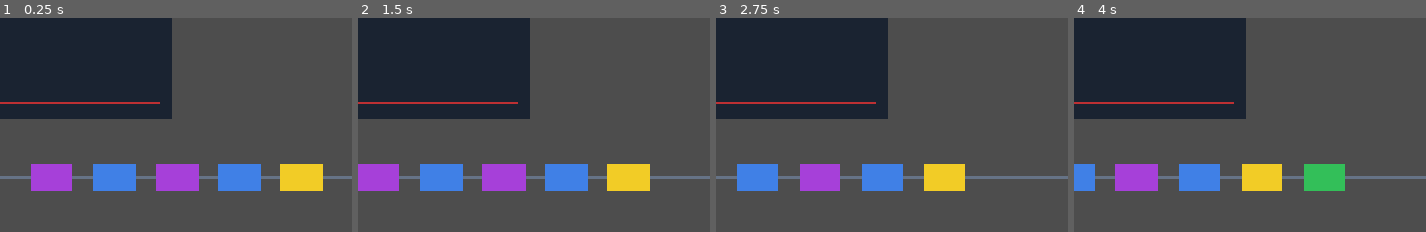
Above: before the commit, frames 1-4 (left to right).
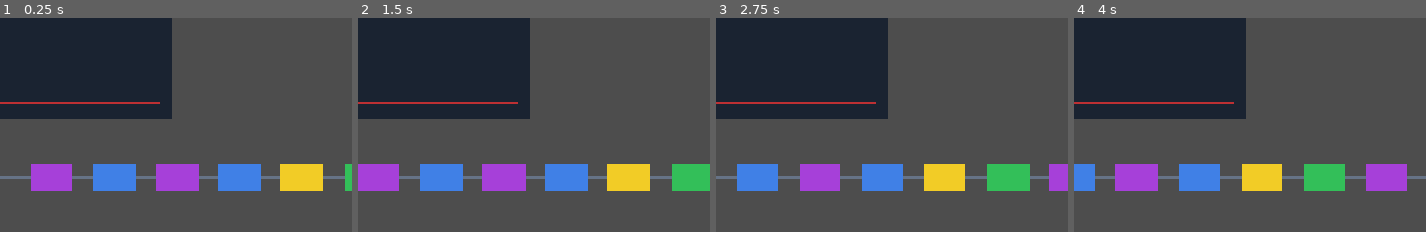
Above: after the commit, the same moments.

Repository: Fenimors99/shunting-game
Game: Godot game, scene res://scenes/GameScreen.tscn
Two runs of this game, one before a commit and one after it. Both use one fixed random seed, a clock stepped at 60 frames per second and the inputs below.
Inputs:
- Up to frame 1 (0.25 s): no input
- Up to frame 2 (1.5 s): click "СТАРТ" at 0.5 s; click "+" at 1.25 s
- Up to frame 3 (2.75 s): click "+" at 2 s
- Up to frame 4 (4 s): click "+" at 2.75 s; click "+" at 3.5 s
The pictures show only the part of the screen within x 50-100%, y 50-100%; the shares and areas given below are measured in that part.

The runs differ from the first frame. In frame 1, 0.3% of the frame differs, in the area x 98-100%, y 68-81%; in frame 2, 1.4%; in frame 3, 2.2%, in the area x 76-100%, y 68-81%; in frame 4, 1.5%.

Commit message:
Simplify wagon states, pre-spawn 50 wagons, remove spawn timer

Diff:
--- a/scripts/Queue.gd
+++ b/scripts/Queue.gd
@@ -1,12 +1,10 @@
 extends Node2D
 class_name WagonQueue
 
-const WAGON_SCENE := preload("res://scenes/Wagon.tscn")
-
-const QUEUE_LIMIT    := 10
-const SPAWN_INTERVAL := 3.0
-const QUEUE_SPEED    := 80.0   # px/сек
-const WAGON_GAP      := 150.0  # відстань між вагонами
+const WAGON_SCENE  := preload("res://scenes/Wagon.tscn")
+const WAGON_COUNT  := 50
+const QUEUE_SPEED  := 80.0   # px/сек
+const WAGON_GAP    := 150.0  # відстань між вагонами
 
 signal wagon_entered_track(wagon: Wagon, track_index: int)
 signal queue_blocked(wagon: Wagon)
@@ -15,12 +13,11 @@
 var _wagons: Array[Wagon] = []
 var _blocked: bool = false
 var _running: bool = false
-var _spawn_timer: float = 0.0
 
 const _COLORS := ["red", "blue", "green", "yellow", "purple"]
 
 func _ready() -> void:
-	for i in 5:
+	for i in WAGON_COUNT:
 		_spawn_wagon()
 
 func start() -> void:
@@ -31,7 +28,6 @@
 		return
 	_move_wagons(delta)
 	_check_front_wagon()
-	_tick_spawn(delta)
 
 # --- Рух ---
 
@@ -45,16 +41,12 @@
 	var front: Wagon = _wagons[0]
 	if front.position.x > Layout.JUNCTION_X:
 		return
-	if front.assigned_track == -1:
-		_block(front)
-	else:
-		_dispatch(front)
+	_block(front)
 
-func _dispatch(wagon: Wagon) -> void:
+func _dispatch(wagon: Wagon, track_index: int) -> void:
 	_wagons.remove_at(0)
 	wagon.reparent(get_parent(), true)
-	wagon_entered_track.emit(wagon, wagon.assigned_track)
-	_spawn_timer = 0.0
+	wagon_entered_track.emit(wagon, track_index)
 
 func _block(wagon: Wagon) -> void:
 	_blocked = true
@@ -63,25 +55,11 @@
 
 # --- Спавн ---
 
-func _tick_spawn(delta: float) -> void:
-	if _wagons.size() >= QUEUE_LIMIT:
-		return
-	_spawn_timer += delta
-	if _spawn_timer >= SPAWN_INTERVAL:
-		_spawn_timer = 0.0
-		_do_spawn()
-
-func _do_spawn() -> void:
-	_spawn_wagon()
-
 func _spawn_wagon() -> void:
 	var w: Wagon = WAGON_SCENE.instantiate()
 	w.wagon_color = _COLORS[randi() % _COLORS.size()]
-	var spawn_x: float
-	if _wagons.is_empty():
-		spawn_x = Layout.QUEUE_START_X
-	else:
-		spawn_x = _wagons.back().position.x + WAGON_GAP
+	var spawn_x: float = Layout.QUEUE_START_X if _wagons.is_empty() \
+		else _wagons.back().position.x + WAGON_GAP
 	w.position = Vector2(spawn_x, 0.0)
 	add_child(w)
 	_wagons.append(w)
@@ -93,10 +71,9 @@
 		return
 	var front: Wagon = _wagons[0]
 	front.stop_blocking()
-	front.assign(track_index)
 	_blocked = false
 	queue_unblocked.emit()
-	_dispatch(front)
+	_dispatch(front, track_index)
 
 func is_blocked() -> bool:
 	return _blocked
--- a/scripts/Wagon.gd
+++ b/scripts/Wagon.gd
@@ -1,7 +1,7 @@
 extends Area2D
 class_name Wagon
 
-enum State { IDLE, ASSIGNED, BLOCKED }
+enum State { IDLE, BLOCKED }
 
 const WAGON_COLORS := {
 	"red":    Color(0.85, 0.25, 0.25),
@@ -17,7 +17,6 @@
 @export var wagon_color: String = "red"
 
 var state: State = State.IDLE
-var assigned_track: int = -1
 
 @onready var _shadow: ColorRect = $Shadow
 @onready var _body: ColorRect = $Body
@@ -31,16 +30,6 @@
 	_refresh()
 
 # --- Публічний API ---
-
-func assign(track_index: int) -> void:
-	assigned_track = track_index
-	state = State.ASSIGNED
-	_refresh()
-
-func deassign() -> void:
-	assigned_track = -1
-	state = State.IDLE
-	_refresh()
 
 func start_blocking() -> void:
 	state = State.BLOCKED
@@ -66,8 +55,5 @@
 		State.IDLE:
 			_shadow.visible = false
 			_label.text = ""
-		State.ASSIGNED:
-			_shadow.visible = false
-			_label.text = str(assigned_track)
 		State.BLOCKED:
 			_label.text = "!"
